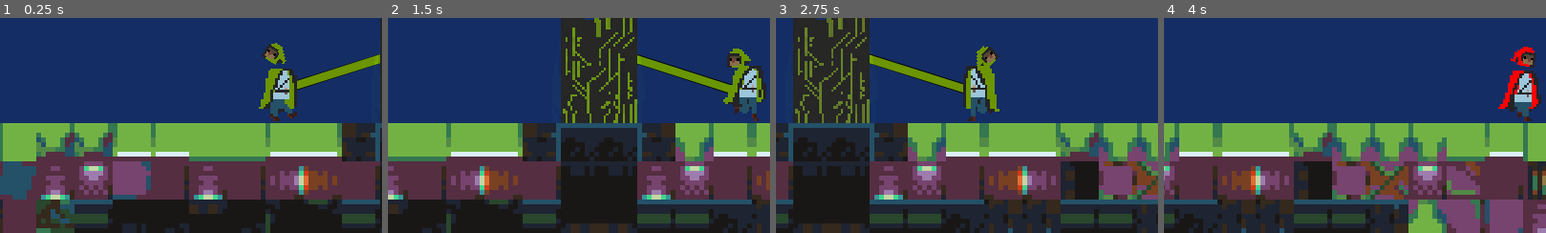
Above: before the commit, frames 1-4 (left to right).
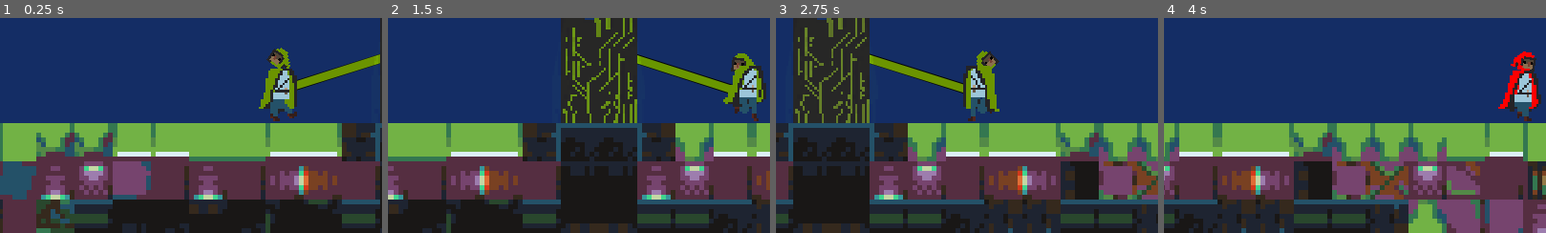
Above: after the commit, the same moments.

Repository: MHillier98/FeedThePillar
Game: Godot game, scene res://Scenes/TestScene.tscn
Two runs of this game, one before a commit and one after it. Both use one fixed random seed, a clock stepped at 60 frames per second and the inputs below.
Inputs (mouse positions are % of the whole screen's width and height, from its top left):
- Up to frame 1 (0.25 s): no input
- Up to frame 2 (1.5 s): tap Enter at 0.5 s; move the mouse to (72, 45) at 0.52 s; hold D (right) from 0.53 s (still down); tap W (up) at 0.77 s; move the mouse to (30, 55) at 1.27 s
- Up to frame 3 (2.75 s): tap W (up) at 1.52 s; move the mouse to (60, 28) at 2.02 s; release D (right) at 2.03 s; hold A (left) from 2.03 s (still down)
- Up to frame 4 (4 s): move the mouse to (45, 70) at 2.77 s; release A (left) at 2.78 s; hold D (right) from 2.78 s (still down); tap W (up) at 3.02, 3.77 s; move the mouse to (80, 65) at 3.52 s
The pictures show only the part of the screen within x 14-64%, y 50-100%; the shares and areas given below are measured in that part.

The runs differ from the first frame. In frame 1, 0.5% of the frame differs, in the area x 68-76%, y 11-24%; in frame 2, 0.4%; in frame 3, 0.4%; in frame 4, 0.5%.

Commit message:
Updated player's head positioning in animation

Diff:
--- a/Scenes/Player.tscn
+++ b/Scenes/Player.tscn
@@ -187,7 +187,7 @@
 "times": PoolRealArray( 0.2 ),
 "transitions": PoolRealArray( 1 ),
 "update": 0,
-"values": [ Vector2( 0, -30 ) ]
+"values": [ Vector2( 4, -26 ) ]
 }
 
 [sub_resource type="Animation" id=4]
@@ -203,14 +203,14 @@
 "times": PoolRealArray( 0.2, 16.4 ),
 "transitions": PoolRealArray( 1, 1 ),
 "update": 0,
-"values": [ Vector2( 7, -30 ), Vector2( -9, -54 ) ]
+"values": [ Vector2( 7, -26 ), Vector2( -9, -54 ) ]
 }
 
 [node name="PlayerKinematicBody" type="KinematicBody2D"]
 script = ExtResource( 2 )
 
 [node name="HeadCollisionShape" type="CollisionShape2D" parent="."]
-position = Vector2( 7, -30 )
+position = Vector2( -2, -26 )
 shape = SubResource( 1 )
 script = ExtResource( 3 )
 __meta__ = {
